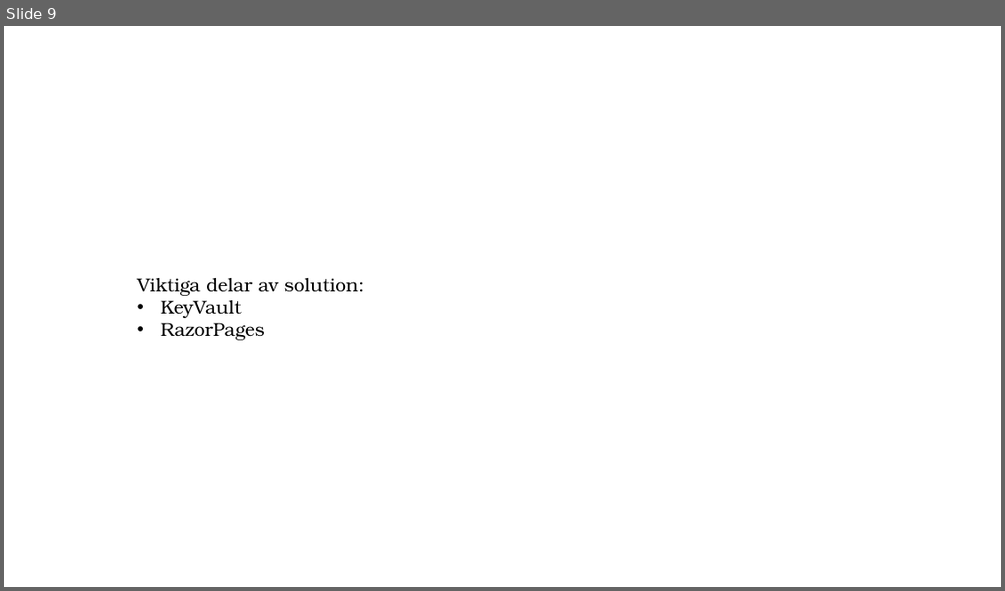
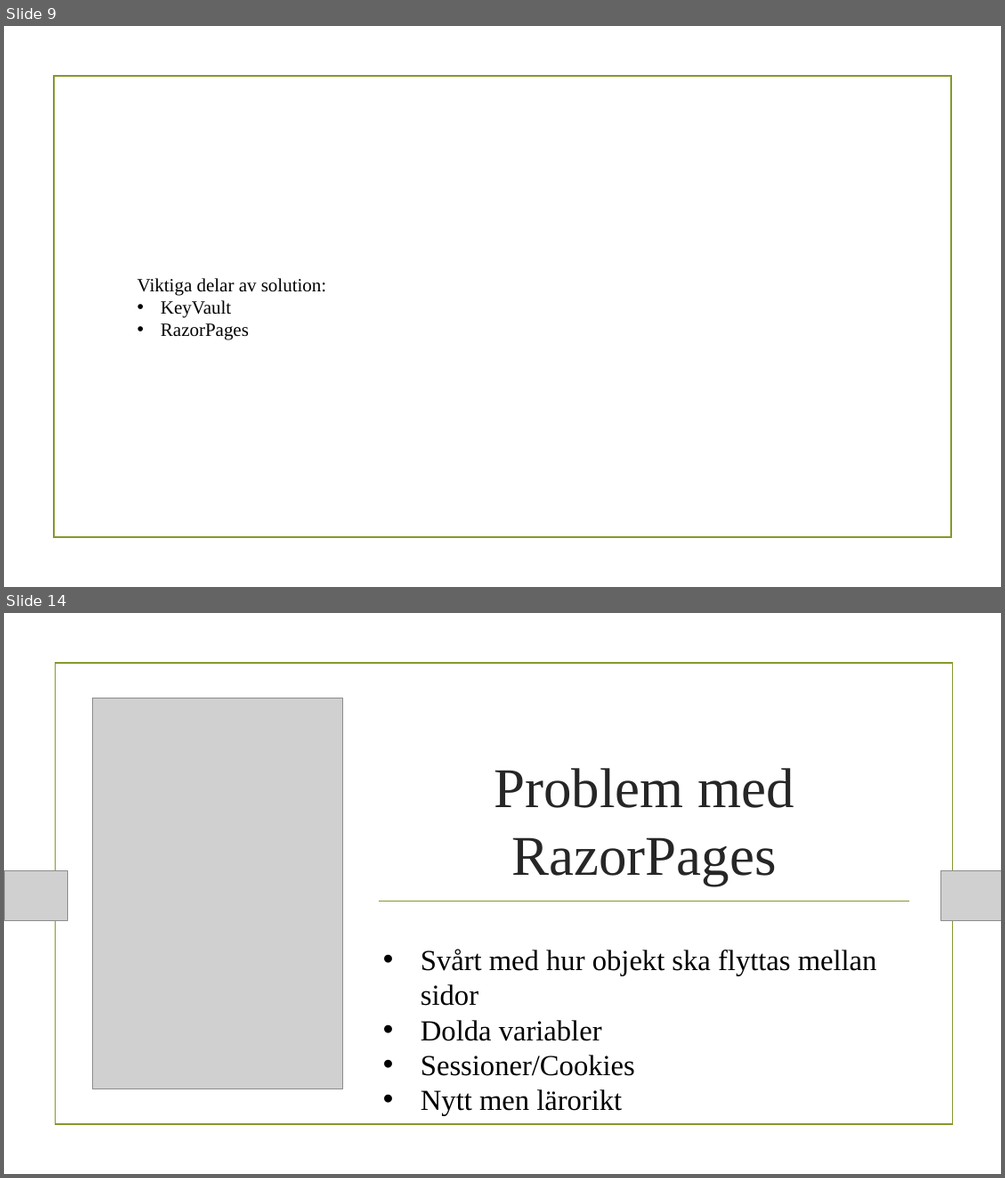
Before and after one commit to PGBSNH19/spacepark-grupp-2-b02-b04, a slide deck: Dokumentation/Geometric color block.pptx. Shown one above the other, each under a label of ours: slide 9 before the commit, slides 9 and 14 after it; the slides between them are not shown. The pictures are 1005x591 and 1005x1178 pixels, drawn with LibreOffice and Linux fonts; fonts in the diff are those of the drawing; grey boxes stand for pictures; background and template pictures are left out. Boxes give left, top, right and bottom in pixels: in the first picture for what was removed or moved away, otherwise in the second. Text is boxed around its words. In the diff, an @@ line names an element or a change of style, - is before the commit and + after.

```diff
--- a/Dokumentation/Geometric color block.pptx
+++ b/Dokumentation/Geometric color block.pptx
@@ slide 14 added at (x1=4, y1=613, x2=1001, y2=1174), background picture (left out) @@
@@ rectangle added at (x1=4, y1=613, x2=1001, y2=1174), fill #FFFFFF @@
@@ rectangle added at (x1=55, y1=663, x2=952, y2=1125), outline #83992A 1.25 pt @@
@@ picture added at (x1=92, y1=698, x2=343, y2=1088) @@
@@ text added at (x1=494, y1=768, x2=793, y2=885), 54 pt, text #262626 @@
+Problem med RazorPages
@@ picture added at (x1=4, y1=870, x2=205, y2=920) @@
@@ picture added at (x1=4, y1=871, x2=67, y2=920) @@
@@ picture added at (x1=801, y1=870, x2=1001, y2=920) @@
@@ picture added at (x1=940, y1=871, x2=1001, y2=920) @@
@@ line added from (379, 900) to (909, 900), #83992A 1.25 pt @@
@@ text added at (x1=421, y1=949, x2=877, y2=1115), 28 pt, text #000000 @@
+• Svårt med hur objekt ska flyttas mellan sidor
+• Dolda variabler
+• Sessioner/Cookies
+• Nytt men lärorikt
@@ slide 9 changed as well @@
@@ rectangle added at (x1=53, y1=76, x2=951, y2=538), outline #83992A 1.25 pt @@
@@ text "Viktiga delar av solution:" at (x1=138, y1=278, x2=326, y2=340): font TeX Gyre Bonum to Times New Roman @@
@@ ellipse removed at (x1=938, y1=538, x2=971, y2=571) @@
```
Also in this commit, not shown: 3 other slides changed, 10 other slides added, 7 slides removed.
